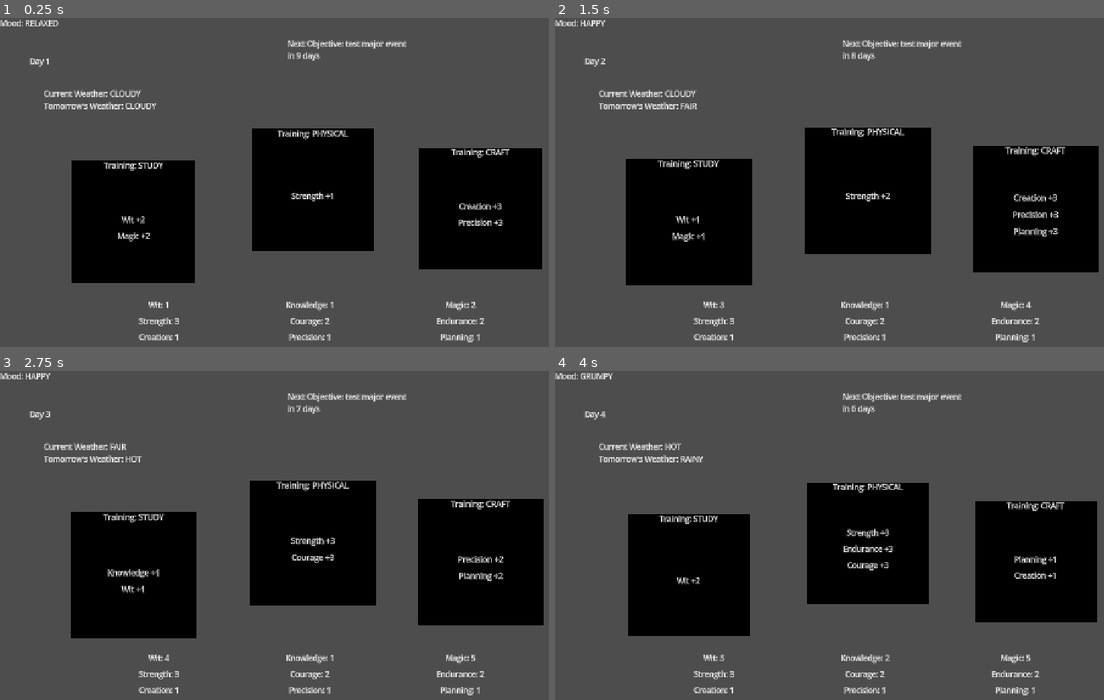
Above: before the commit, frames 1-4 (two rows, left to right).
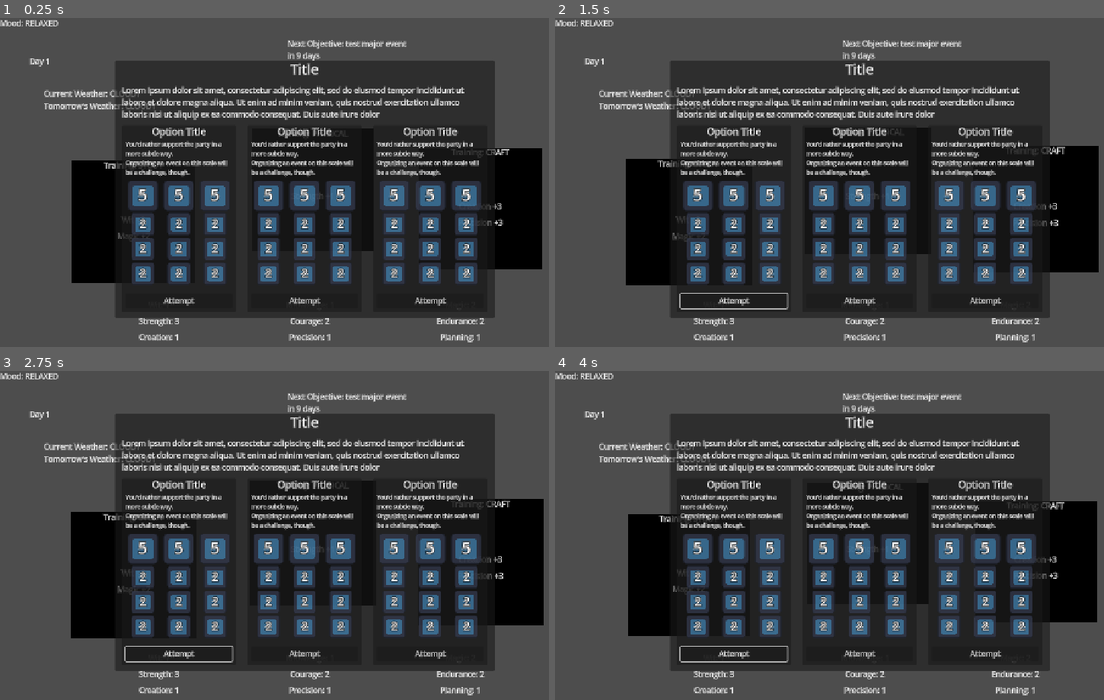
Above: after the commit, the same moments.

Repository: SamBumgardner/ld-58-game
Game: Godot game, scene res://src/gameplay/gameplay.tscn
Two runs of this game, one before a commit and one after it. Both use one fixed random seed, a clock stepped at 60 frames per second and the inputs below. The engine's default icon, where the game draws it, is replaced by a stand-in: a white triangle on a blue panel in a dark square.
Inputs (mouse positions are in pixels of both pictures, inside the frame that each line leads up to):
- Up to frame 1 (0.25 s): no input
- Up to frame 2 (1.5 s): click (736, 300) at 0.5 s, where only the run after the commit has a clickable "Attempt"; click (686, 221) at 1.27 s
- Up to frame 3 (2.75 s): click (131, 574) at 2.02 s
- Up to frame 4 (4 s): click (736, 653) at 2.75 s, where only the run after the commit has a clickable "Attempt"; click (686, 574) at 3.52 s

The runs differ from the first frame. In frame 1, 44% of the frame differs, in the area x 20-91%, y 12-92%; in frame 2, 43%; in frame 3, 43%; in frame 4, 44%, in the area x 4-92%, y 0-92%.

Commit message:
Add: create ui elements for event handling

Diff:
--- a/game/assets/data/major_events/me_000_test.tres
+++ b/game/assets/data/major_events/me_000_test.tres
@@ -50,8 +50,7 @@
 [sub_resource type="Resource" id="Resource_xafv3"]
 script = ExtResource("1_h32b4")
 title = "Party Planning"
-description = "You'd rather support the party from behind-the-scenes.
-
+description = "You'd rather support the party in a more subtle way.
 Organizing an event on this scale will be a challenge, though."
 majorStatRequirments = Array[int]([5, 5, 18])
 minorStatRequirements = Array[ExtResource("5_n773s")]([SubResource("Resource_5olp8"), SubResource("Resource_fkjhc")])
@@ -63,6 +62,7 @@
 [resource]
 script = ExtResource("3_5olp8")
 title = "A Birthday to Remember"
-description = "Everyone in town is contributing their best talents to the mayor's birthday party. How will you contribute?"
+description = "Everyone in town is contributing their best talents to the mayor's birthday party.
+How will you contribute?"
 options = Array[ExtResource("1_h32b4")]([SubResource("Resource_dgngi"), SubResource("Resource_xafv3")])
 metadata/_custom_type_script = "uid://bldc6pmej3q38"
--- a/game/src/gameplay/gameplay.tscn
+++ b/game/src/gameplay/gameplay.tscn
@@ -9,6 +9,7 @@
 [ext_resource type="Script" uid="uid://cqei7411b6o8u" path="res://src/gameplay/hud/major_objective_banner.gd" id="6_yvprt"]
 [ext_resource type="PackedScene" uid="uid://bp1i2ft4knik3" path="res://src/gameplay/hud/activity_selection.tscn" id="7_uk44f"]
 [ext_resource type="Script" uid="uid://btp7dix2graa3" path="res://src/gameplay/hud/stat_details.gd" id="8_yvprt"]
+[ext_resource type="PackedScene" uid="uid://cfn4gebfndu50" path="res://src/gameplay/hud/events/major_event_display.tscn" id="10_r22ir"]
 
 [node name="Gameplay" type="Control"]
 layout_mode = 3
@@ -169,3 +170,17 @@
 text = "Substat 1"
 horizontal_alignment = 1
 vertical_alignment = 1
+
+[node name="MajorEventDisplay" parent="." instance=ExtResource("10_r22ir")]
+layout_mode = 1
+anchors_preset = 8
+anchor_left = 0.5
+anchor_top = 0.5
+anchor_right = 0.5
+anchor_bottom = 0.5
+offset_left = -398.5
+offset_top = -270.0
+offset_right = 398.5
+offset_bottom = 270.0
+grow_horizontal = 2
+grow_vertical = 2
--- /dev/null
+++ b/game/src/gameplay/hud/events/event_option_display.gd
@@ -0,0 +1,29 @@
+class_name EventOptionDisplay extends PanelContainer
+
+signal eventOptionSelected(selectedIndex: int);
+
+@export var eventOptionIndex: int = -1;
+
+@onready var title: Label = $%Title;
+@onready var description: Label = $%Description;
+@onready var statCategoryRequirements: Array[Node] = $%StatRequirements.get_children();
+@onready var attemptButton: Button = $%AttemptButton
+
+func _ready() -> void:
+    attemptButton.pressed.connect(_onAttemptButtonPressed);
+
+func setValues(eventOptions: Array[EventOption]) -> void:
+    if eventOptionIndex == -1:
+        push_error("eventOptionDisplay is missing export var setup: see eventOptionSelected");
+
+    var eventOption = eventOptions[eventOptionIndex];
+    title.text = eventOption.title;
+    description.text = eventOption.description;
+    for statCategoryRequirement: StatCategoryRequirements in statCategoryRequirements:
+        statCategoryRequirement.setValues(
+            eventOption.majorStatRequirments,
+            eventOption.minorStatRequirements
+        );
+
+func _onAttemptButtonPressed() -> void:
+    eventOptionSelected.emit(eventOptionIndex);
--- /dev/null
+++ b/game/src/gameplay/hud/events/event_option_display.tscn
@@ -0,0 +1,56 @@
+[gd_scene load_steps=3 format=3 uid="uid://daf2ytso3cs48"]
+
+[ext_resource type="Script" uid="uid://bmop7dlgni0qo" path="res://src/gameplay/hud/events/event_option_display.gd" id="1_bgh2p"]
+[ext_resource type="PackedScene" uid="uid://chuptqvahkktv" path="res://src/gameplay/hud/events/stat_category_requirements.tscn" id="1_olpdw"]
+
+[node name="EventOptionDisplay" type="PanelContainer"]
+custom_minimum_size = Vector2(240, 0)
+size_flags_horizontal = 3
+script = ExtResource("1_bgh2p")
+
+[node name="MarginContainer" type="MarginContainer" parent="."]
+layout_mode = 2
+theme_override_constants/margin_left = 8
+theme_override_constants/margin_right = 8
+theme_override_constants/margin_bottom = 8
+
+[node name="Content" type="VBoxContainer" parent="MarginContainer"]
+layout_mode = 2
+
+[node name="Title" type="Label" parent="MarginContainer/Content"]
+unique_name_in_owner = true
+layout_mode = 2
+theme_type_variation = &"HeaderSmall"
+text = "Option Title"
+horizontal_alignment = 1
+
+[node name="Description" type="Label" parent="MarginContainer/Content"]
+unique_name_in_owner = true
+custom_minimum_size = Vector2(0, 80)
+layout_mode = 2
+theme_override_font_sizes/font_size = 12
+text = "You'd rather support the party in a more subtle way.
+Organizing an event on this scale will be a challenge, though."
+autowrap_mode = 2
+clip_text = true
+
+[node name="StatRequirements" type="HBoxContainer" parent="MarginContainer/Content"]
+unique_name_in_owner = true
+layout_mode = 2
+
+[node name="StatCategoryRequirements" parent="MarginContainer/Content/StatRequirements" instance=ExtResource("1_olpdw")]
+layout_mode = 2
+
+[node name="StatCategoryRequirements2" parent="MarginContainer/Content/StatRequirements" instance=ExtResource("1_olpdw")]
+layout_mode = 2
+statCategory = 1
+
+[node name="StatCategoryRequirements3" parent="MarginContainer/Content/StatRequirements" instance=ExtResource("1_olpdw")]
+layout_mode = 2
+statCategory = 2
+
+[node name="AttemptButton" type="Button" parent="MarginContainer/Content"]
+unique_name_in_owner = true
+layout_mode = 2
+size_flags_vertical = 10
+text = "Attempt"
--- /dev/null
+++ b/game/src/gameplay/hud/events/major_event_display.gd
@@ -0,0 +1,18 @@
+class_name MajorEventDisplay extends Control
+
+signal eventOptionSelected(selectedIndex: int);
+
+@onready var title: Label = $%Title;
+@onready var description: Label = $%Description;
+@onready var eventOptionDisplays: Array[Node] = $%EventOptions.get_children();
+
+func _ready() -> void:
+    for display: EventOptionDisplay in eventOptionDisplays:
+        display.eventOptionSelected.connect(eventOptionSelected.emit);
+
+func open(majorEvent: MajorEvent) -> void:
+    title.text = majorEvent.title;
+    description.text = majorEvent.description;
+    for eventOptionDisplay: EventOptionDisplay in eventOptionDisplays:
+        eventOptionDisplay.setValues(majorEvent.options);
+    show();
--- /dev/null
+++ b/game/src/gameplay/hud/events/major_event_display.tscn
@@ -0,0 +1,52 @@
+[gd_scene load_steps=3 format=3 uid="uid://cfn4gebfndu50"]
+
+[ext_resource type="Script" uid="uid://dq5jmyetmitrk" path="res://src/gameplay/hud/events/major_event_display.gd" id="1_b6wms"]
+[ext_resource type="PackedScene" uid="uid://daf2ytso3cs48" path="res://src/gameplay/hud/events/event_option_display.tscn" id="1_gp6nk"]
+
+[node name="MajorEventDisplay" type="Panel"]
+offset_right = 797.0
+offset_bottom = 540.0
+script = ExtResource("1_b6wms")
+
+[node name="Content" type="VBoxContainer" parent="."]
+layout_mode = 1
+anchors_preset = -1
+anchor_left = 0.05
+anchor_right = 0.95
+anchor_bottom = 1.0
+offset_bottom = -12.0
+grow_horizontal = 2
+theme_override_constants/separation = 12
+
+[node name="Title" type="Label" parent="Content"]
+unique_name_in_owner = true
+layout_mode = 2
+size_flags_horizontal = 4
+theme_type_variation = &"HeaderLarge"
+text = "Title"
+horizontal_alignment = 1
+
+[node name="Description" type="Label" parent="Content"]
+unique_name_in_owner = true
+layout_mode = 2
+text = "Lorem ipsum dolor sit amet, consectetur adipiscing elit, sed do eiusmod tempor incididunt ut labore et dolore magna aliqua. Ut enim ad minim veniam, quis nostrud exercitation ullamco laboris nisi ut aliquip ex ea commodo consequat. Duis aute irure dolor"
+autowrap_mode = 2
+
+[node name="EventOptions" type="HBoxContainer" parent="Content"]
+unique_name_in_owner = true
+custom_minimum_size = Vector2(0, 392)
+layout_mode = 2
+size_flags_horizontal = 4
+size_flags_vertical = 10
+theme_override_constants/separation = 24
+
+[node name="EventOptionDisplay1" parent="Content/EventOptions" instance=ExtResource("1_gp6nk")]
+layout_mode = 2
+
+[node name="EventOptionDisplay2" parent="Content/EventOptions" instance=ExtResource("1_gp6nk")]
+layout_mode = 2
+eventOptionIndex = 1
+
+[node name="EventOptionDisplay3" parent="Content/EventOptions" instance=ExtResource("1_gp6nk")]
+layout_mode = 2
+eventOptionIndex = 2
--- /dev/null
+++ b/game/src/gameplay/hud/events/stat_category_requirements.gd
@@ -0,0 +1,31 @@
+class_name StatCategoryRequirements extends VBoxContainer
+
+@export var statCategory: Stats.Types;
+
+@onready var majorStatIcon: TextureRect = $MajorStatIcon
+@onready var majorStatThreshold: Label = $MajorStatIcon/MajorStatThreshold
+
+@onready var minorStatIcons: Array[Node] = [
+    $MinorStatIcon1,
+    $MinorStatIcon2,
+    $MinorStatIcon3,
+]
+@onready var minorStatLabels: Array[Node] = [
+    $MinorStatIcon1/MinorStatThreshold1,
+    $MinorStatIcon2/MinorStatThreshold2,
+    $MinorStatIcon3/MinorStatThreshold3,
+]
+
+func setValues(majorStatRequirements: Array[int], minorStatRequirements: Array[StatIncrease]):
+    # todo: set major stat icon
+    majorStatThreshold.text = "%d" % majorStatRequirements[statCategory];
+
+    for i in minorStatLabels.size():
+        if i < minorStatRequirements.size():
+            # todo: set minor stat icons
+            minorStatIcons[i].show();
+
+            var minorStatLabel: Label = minorStatLabels[i]
+            minorStatLabel.text = "%d" % minorStatRequirements[i].changeAmount
+        else:
+            minorStatIcons[i].hide();
--- /dev/null
+++ b/game/src/gameplay/hud/events/stat_category_requirements.tscn
@@ -0,0 +1,92 @@
+[gd_scene load_steps=3 format=3 uid="uid://chuptqvahkktv"]
+
+[ext_resource type="Script" uid="uid://bqfbocodahwu3" path="res://src/gameplay/hud/events/stat_category_requirements.gd" id="1_0o46o"]
+[ext_resource type="Texture2D" uid="uid://b1mlvk6tg1i1x" path="res://icon.svg" id="1_u0opm"]
+
+[node name="StatCategoryRequirements" type="VBoxContainer"]
+size_flags_horizontal = 3
+script = ExtResource("1_0o46o")
+
+[node name="MajorStatIcon" type="TextureRect" parent="."]
+self_modulate = Color(1, 1, 1, 0.6862745)
+custom_minimum_size = Vector2(64, 64)
+layout_mode = 2
+size_flags_horizontal = 6
+texture = ExtResource("1_u0opm")
+expand_mode = 2
+
+[node name="MajorStatThreshold" type="Label" parent="MajorStatIcon"]
+layout_mode = 1
+anchors_preset = 15
+anchor_right = 1.0
+anchor_bottom = 1.0
+grow_horizontal = 2
+grow_vertical = 2
+theme_override_constants/outline_size = 10
+theme_override_font_sizes/font_size = 32
+text = "5"
+horizontal_alignment = 1
+vertical_alignment = 1
+
+[node name="MinorStatIcon1" type="TextureRect" parent="."]
+self_modulate = Color(1, 1, 1, 0.6862745)
+custom_minimum_size = Vector2(48, 48)
+layout_mode = 2
+size_flags_horizontal = 6
+texture = ExtResource("1_u0opm")
+expand_mode = 2
+
+[node name="MinorStatThreshold1" type="Label" parent="MinorStatIcon1"]
+layout_mode = 1
+anchors_preset = 15
+anchor_right = 1.0
+anchor_bottom = 1.0
+grow_horizontal = 2
+grow_vertical = 2
+theme_override_constants/outline_size = 10
+theme_override_font_sizes/font_size = 24
+text = "2"
+horizontal_alignment = 1
+vertical_alignment = 1
+
+[node name="MinorStatIcon2" type="TextureRect" parent="."]
+self_modulate = Color(1, 1, 1, 0.6862745)
+custom_minimum_size = Vector2(48, 48)
+layout_mode = 2
+size_flags_horizontal = 6
+texture = ExtResource("1_u0opm")
+expand_mode = 2
+
+[node name="MinorStatThreshold2" type="Label" parent="MinorStatIcon2"]
+layout_mode = 1
+anchors_preset = 15
+anchor_right = 1.0
+anchor_bottom = 1.0
+grow_horizontal = 2
+grow_vertical = 2
+theme_override_constants/outline_size = 10
+theme_override_font_sizes/font_size = 24
+text = "2"
+horizontal_alignment = 1
+vertical_alignment = 1
+
+[node name="MinorStatIcon3" type="TextureRect" parent="."]
+self_modulate = Color(1, 1, 1, 0.6862745)
+custom_minimum_size = Vector2(48, 48)
+layout_mode = 2
+size_flags_horizontal = 6
+texture = ExtResource("1_u0opm")
+expand_mode = 2
+
+[node name="MinorStatThreshold3" type="Label" parent="MinorStatIcon3"]
+layout_mode = 1
+anchors_preset = 15
+anchor_right = 1.0
+anchor_bottom = 1.0
+grow_horizontal = 2
+grow_vertical = 2
+theme_override_constants/outline_size = 10
+theme_override_font_sizes/font_size = 24
+text = "2"
+horizontal_alignment = 1
+vertical_alignment = 1
Not shown: 1 places in game/src/gameplay/gameplay.tscn that only renumber resources
Not shown, added: game/src/gameplay/hud/events/event_option_display.gd.uid
Not shown, added: game/src/gameplay/hud/events/major_event_display.gd.uid
Not shown, added: game/src/gameplay/hud/events/stat_category_requirements.gd.uid
